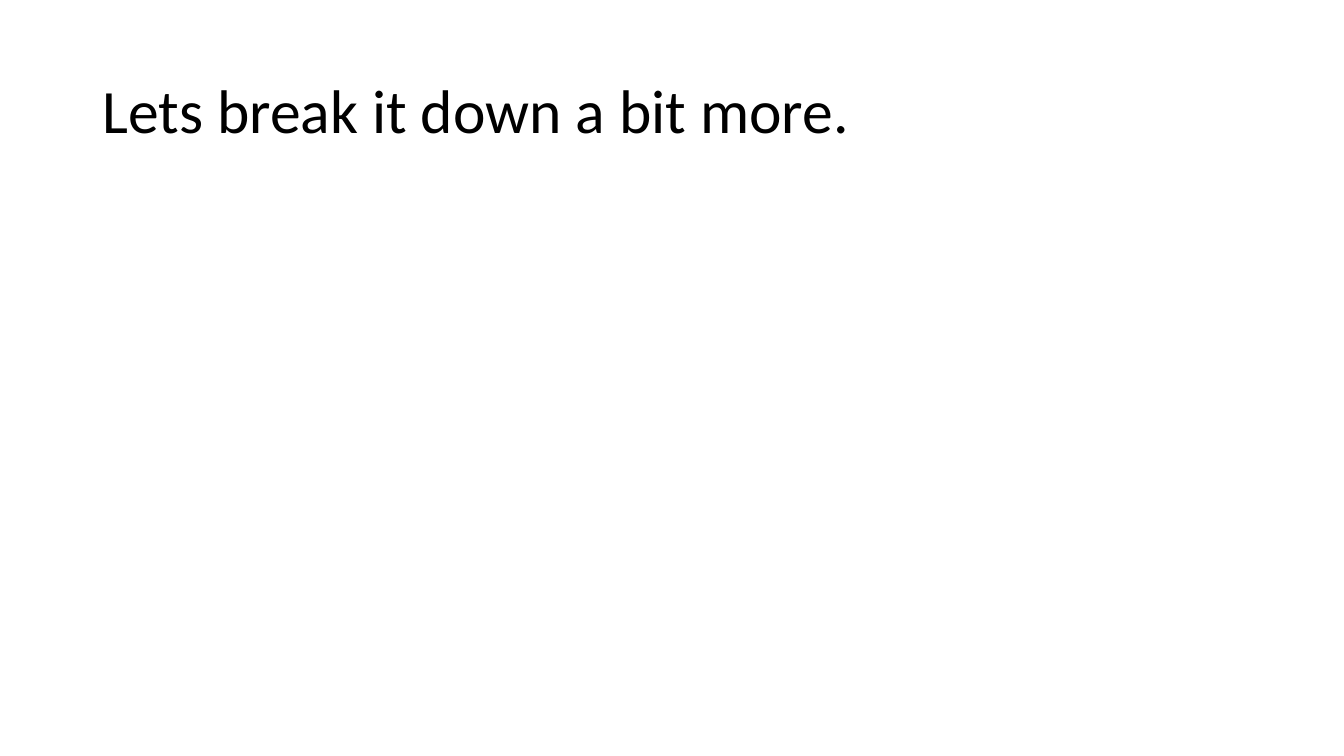
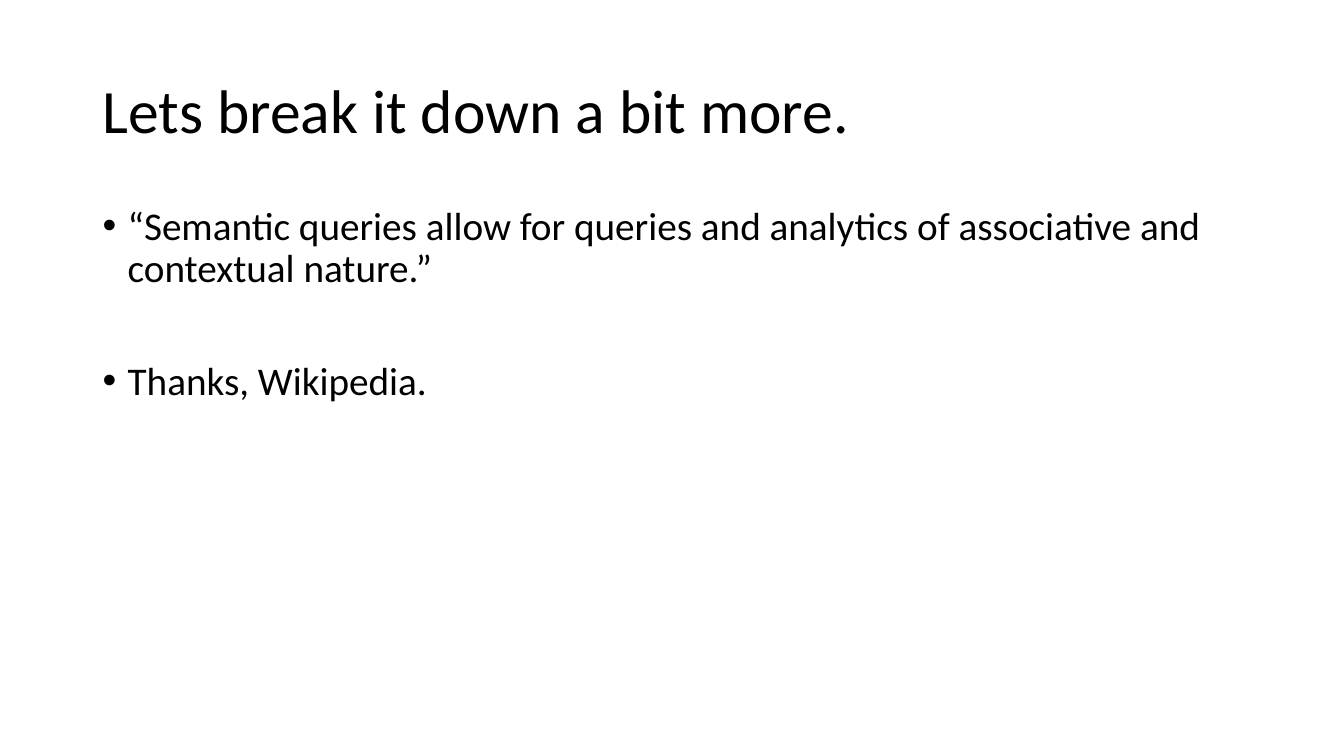
Before and after one commit to sfaria/triplestore_demo, a slide deck: slide 3 of triplestores.odp. Drawn at 1344x756 pixels with LibreOffice and Linux fonts; fonts in the diff are those of the drawing. Boxes give left, top, right and bottom in pixels: in the first picture for what was removed or moved away, otherwise in the second. Text is boxed around its words. In the diff, an @@ line names an element or a change of style, - is before the commit and + after.

```diff
--- a/triplestores.odp
+++ b/triplestores.odp
@@ text added at [128,212,1200,402], 28 pt, text #000000 @@
+• “Semantic queries allow for queries and analytics of associative and contextual nature.”
+• Thanks, Wikipedia.
```
Also in this commit, not shown: 5 other slides changed, 1 slide added, 1 slide removed, 1 other file.
